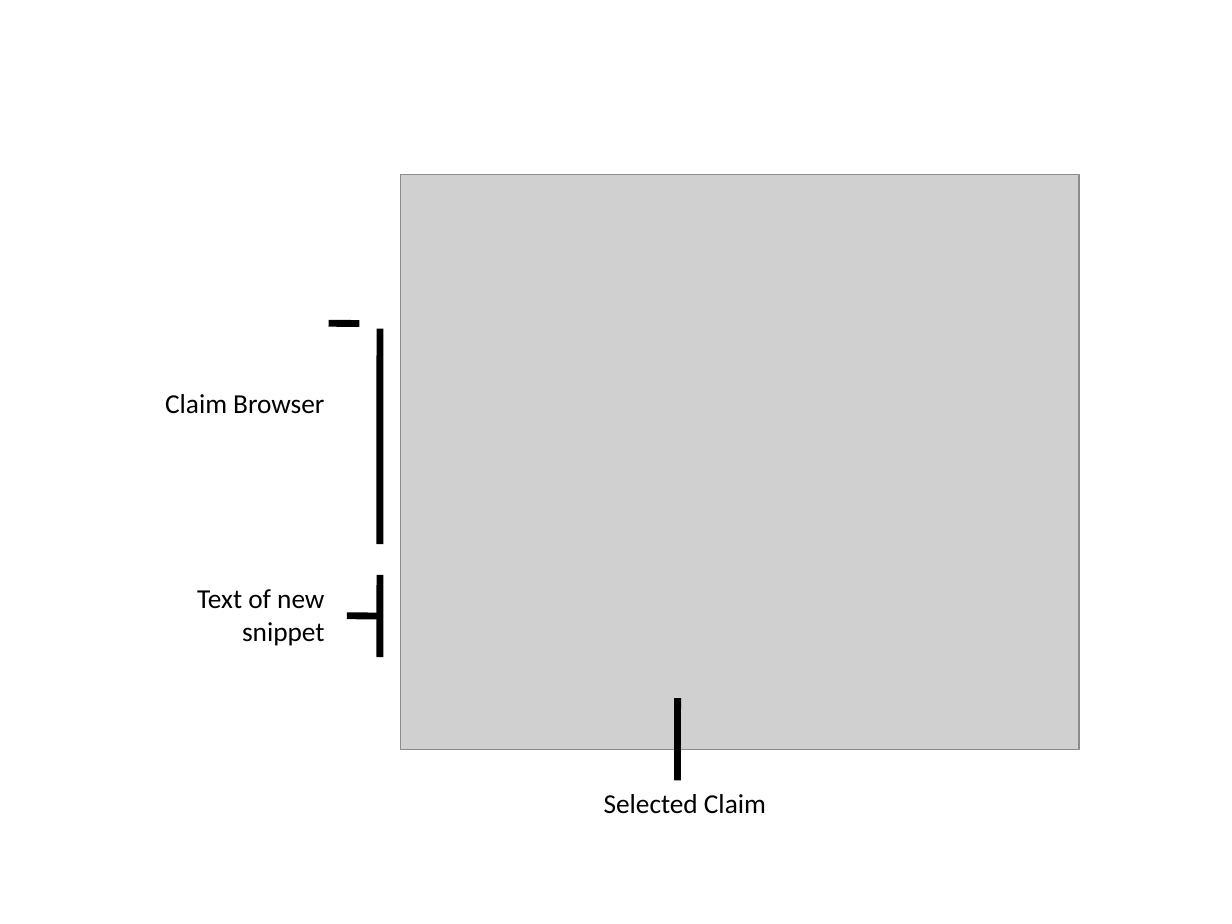
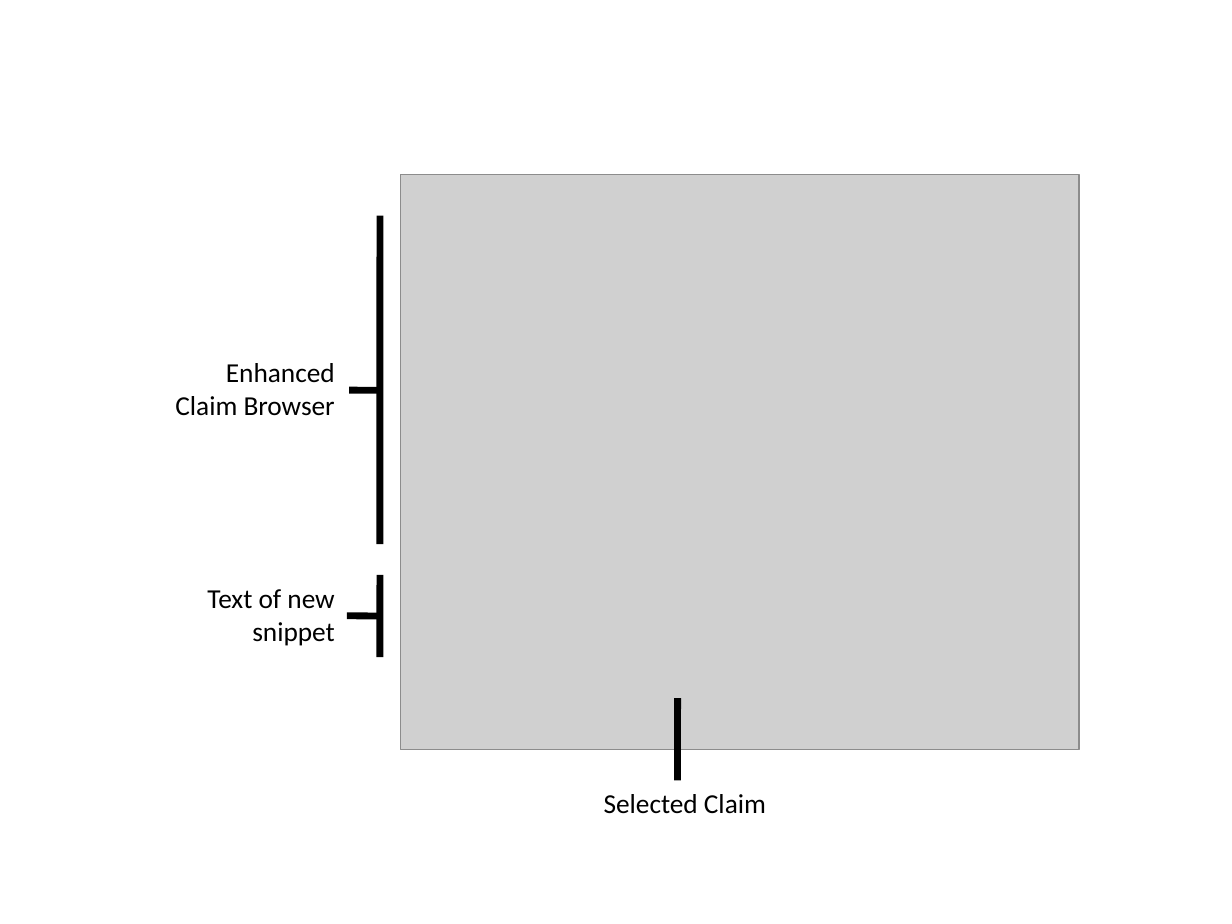
Before and after one commit to robennals/think-link, a slide deck: slide 5 of papers/diagrams.pptx. Drawn at 1232x924 pixels with LibreOffice and Linux fonts; fonts in the diff are those of the drawing; grey boxes stand for pictures. Boxes give left, top, right and bottom in pixels: in the first picture for what was removed or moved away, otherwise in the second. Text is boxed around its words. In the diff, an @@ line names an element or a change of style, - is before the commit and + after.

```diff
--- a/papers/diagrams.pptx
+++ b/papers/diagrams.pptx
@@ line moved from (379, 329) - (379, 545) to (379, 216) - (379, 545) @@
@@ text at <box>175,363,335,416</box>: text changed @@
-Claim Browser
+Enhanced Claim Browser
@@ line moved from (329, 323) - (360, 324) to (349, 391) - (379, 391) @@
@@ text "Text of new snippet": place and size @@
-text "Text of new snippet" at <box>197,589,324,646</box>
+text "Text of new snippet" at <box>207,589,334,646</box>
```
Also in this commit, not shown: 4 other files.
